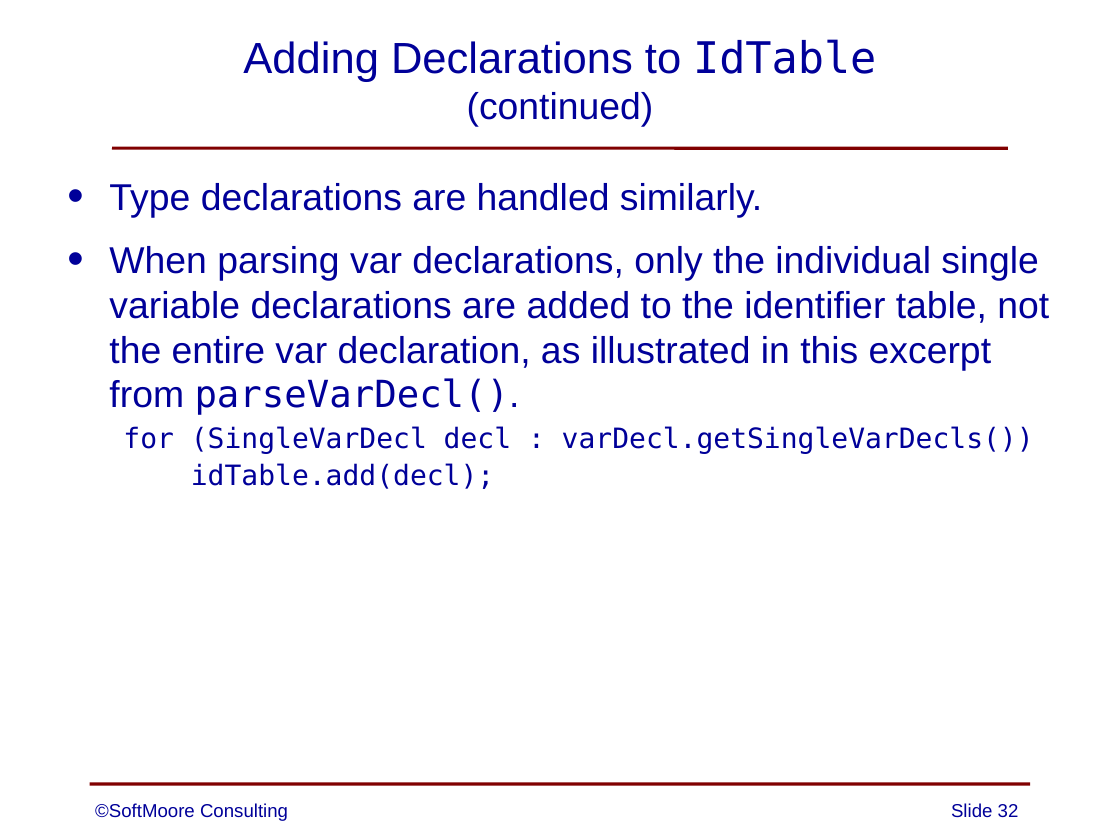
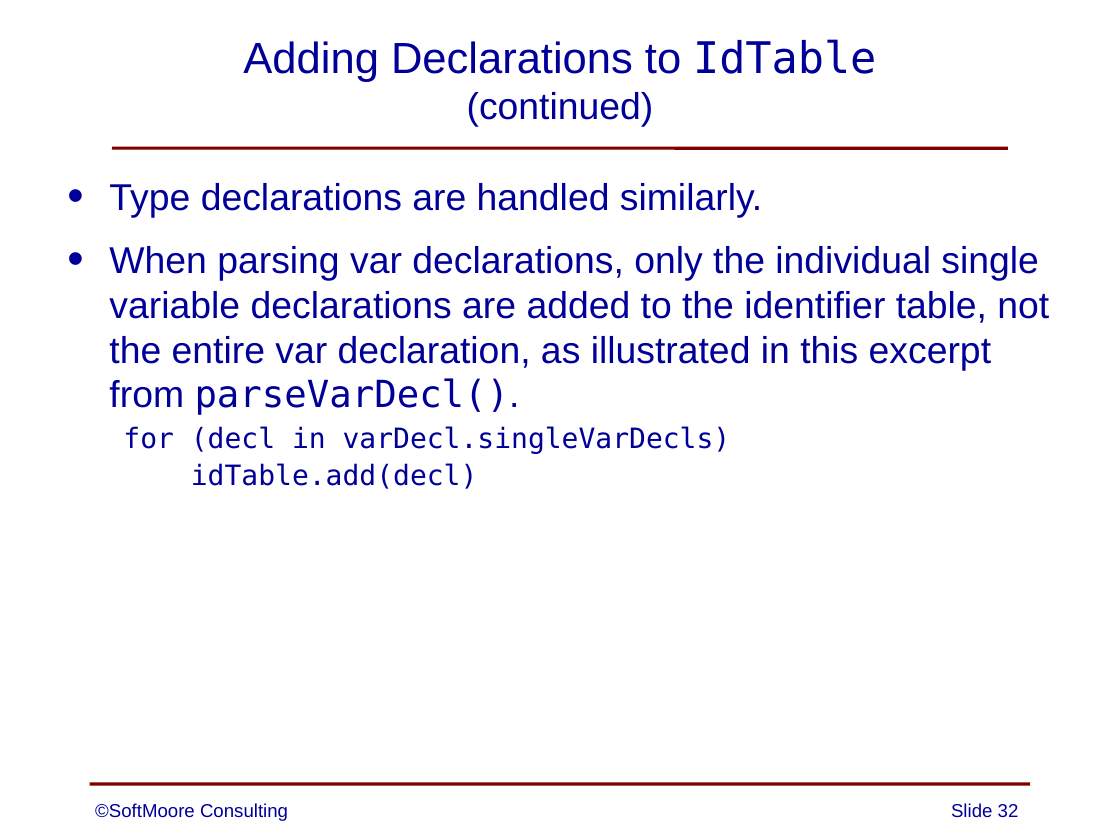
Before and after one commit to SoftMoore/CPRL-Kt-2nd, a slide deck: slide 32 of PowerPoints/08 - Abstract Syntax Trees.pptx. Drawn at 1120x840 pixels with LibreOffice and Linux fonts; fonts in the diff are those of the drawing. Boxes give left, top, right and bottom in pixels: in the first picture for what was removed or moved away, otherwise in the second. Text is boxed around its words. In the diff, an @@ line names an element or a change of style, - is before the commit and + after.

```diff
--- a/PowerPoints/08 - Abstract Syntax Trees.pptx
+++ b/PowerPoints/08 - Abstract Syntax Trees.pptx
@@ text at <box>123,426,731,489</box>: text changed @@
-  for (SingleVarDecl decl : varDecl.getSingleVarDecls())
-  idTable.add(decl);
+  for (decl in varDecl.singleVarDecls)
+  idTable.add(decl)
```
Also in this commit, not shown: 2 other slides changed.
